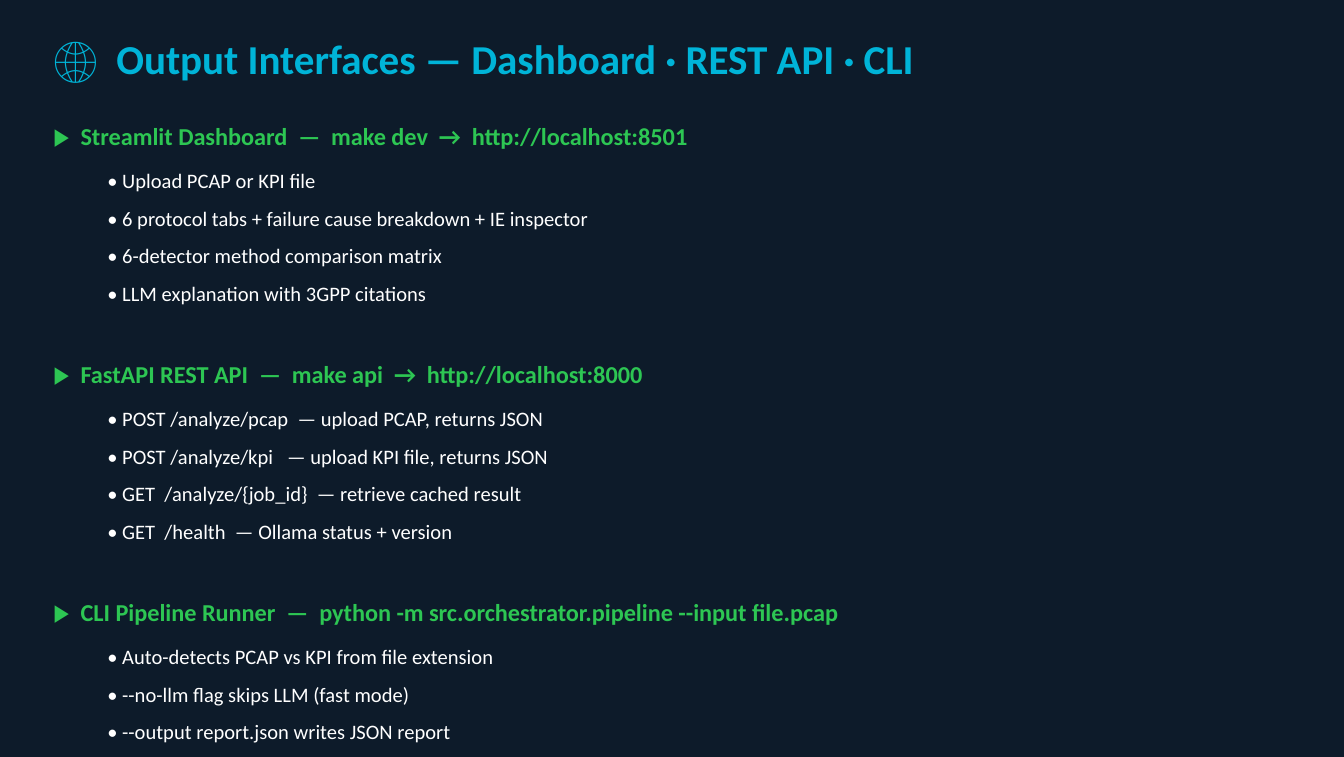
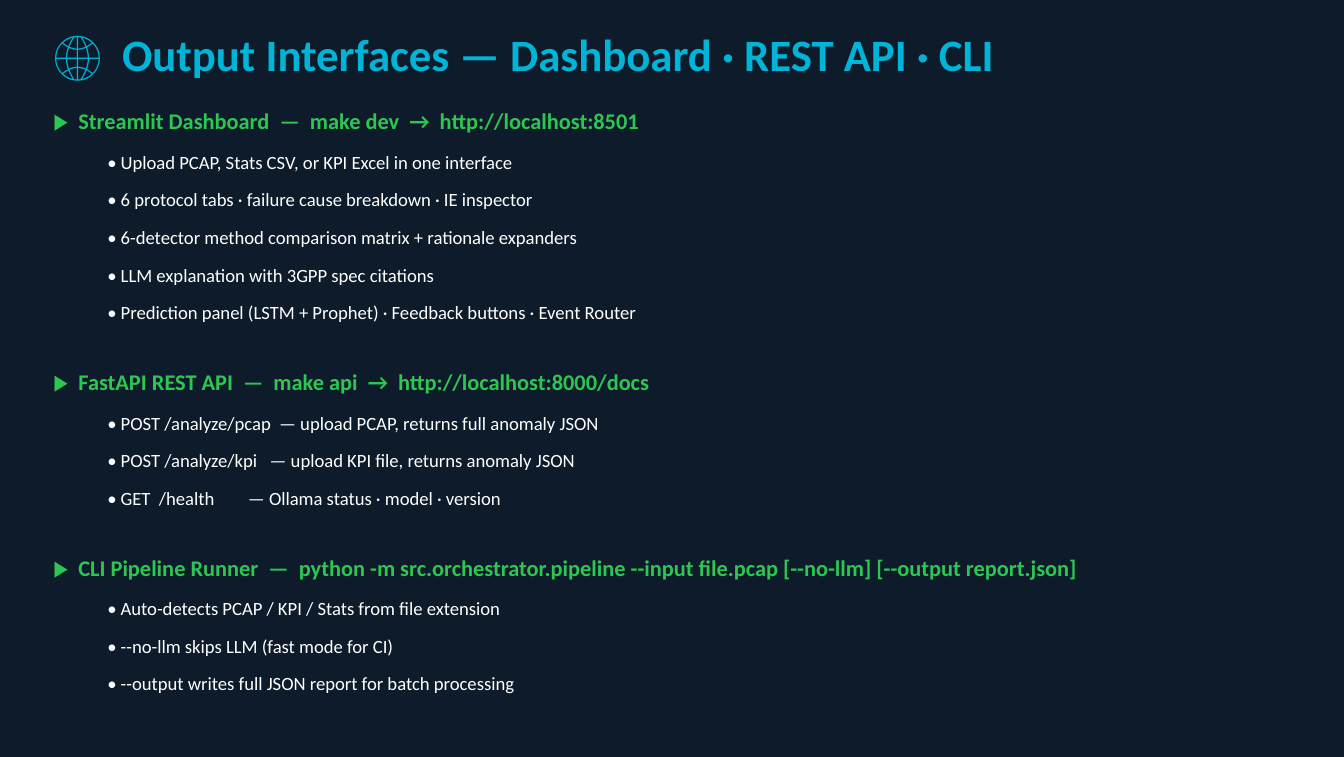
Before and after one commit to vikasrai-tech/telecom-analyzer, a slide deck: slide 8 of docs/Project_Overview_Final.pptx (slide 7 before the commit). Drawn at 1344x757 pixels with LibreOffice and Linux fonts; fonts in the diff are those of the drawing. Boxes give left, top, right and bottom in pixels: in the first picture for what was removed or moved away, otherwise in the second. Text is boxed around its words. In the diff, an @@ line names an element or a change of style, - is before the commit and + after.

Commit message:
docs: regenerate final PPT — 12 slides, Phase I complete
Updated: 56 tests (was 20), Stats detection slide, MLOps/Feedback slide,
Demo Flow slide, updated Q&A, summary reflects all 18 detectors.

```diff
--- a/docs/Project_Overview_Final.pptx
+++ b/docs/Project_Overview_Final.pptx
@@ text "🌐 Output Interfaces — Dashboard ..." at (122,39,994,78): size 22 to 24 pt @@
@@ text "▶ Streamlit Dashboard — make ...": place and size @@
-text "▶ Streamlit Dashboard — make ..." at (81,128,688,149)
+text "▶ Streamlit Dashboard — make ..." at (78,113,639,133)
@@ text "▶ Streamlit Dashboard — make ..." at (78,113,639,133): size 13 to 12 pt @@
@@ text at (121,156,512,172): text changed; size 11 to 10 pt @@
-• Upload PCAP or KPI file
+• Upload PCAP, Stats CSV, or KPI Excel in one interface
@@ text at (121,193,533,209): text changed; size 11 to 10 pt @@
-• 6 protocol tabs + failure cause breakdown + IE inspector
+• 6 protocol tabs · failure cause breakdown · IE inspector
@@ text at (121,231,577,247): text changed; size 11 to 10 pt @@
-• 6-detector method comparison matrix
+• 6-detector method comparison matrix + rationale expanders
@@ text at (121,269,434,285): text changed; size 11 to 10 pt @@
-• LLM explanation with 3GPP citations
+• LLM explanation with 3GPP spec citations
@@ text added at (121,305,636,322), 10 pt, text #FFFFFF @@
+• Prediction panel (LSTM + Prophet) · Feedback buttons · Event Router
@@ text at (78,374,649,394): text changed; size 13 to 12 pt @@
-▶ FastAPI REST API — make api → http://localhost:8000
+▶ FastAPI REST API — make api → http://localhost:8000/docs
@@ text at (121,417,599,433): text changed; size 11 to 10 pt @@
-• POST /analyze/pcap — upload PCAP, returns JSON
+• POST /analyze/pcap — upload PCAP, returns full anomaly JSON
@@ text at (121,454,575,470): text changed; size 11 to 10 pt @@
-• POST /analyze/kpi — upload KPI file, returns JSON
+• POST /analyze/kpi — upload KPI file, returns anomaly JSON
@@ text at (121,492,501,506): text changed; size 11 to 10 pt @@
-• GET /health — Ollama status + version
+• GET /health — Ollama status · model · version
@@ text removed at (122,486,522,505) @@
-• GET /analyze/{job_id} — retrieve cached result
@@ text at (78,559,1077,580): text changed; size 13 to 12 pt @@
-▶ CLI Pipeline Runner — python -m src.orchestrator.pipeline --input file.pcap
+▶ CLI Pipeline Runner — python -m src.orchestrator.pipeline --input file.pcap [--no-llm] [--output report.json]
@@ text at (121,602,500,615): text changed; size 11 to 10 pt @@
-• Auto-detects PCAP vs KPI from file extension
+• Auto-detects PCAP / KPI / Stats from file extension
@@ text at (121,639,393,656): text changed; size 11 to 10 pt @@
-• --no-llm flag skips LLM (fast mode)
+• --no-llm skips LLM (fast mode for CI)
@@ text at (121,677,514,694): text changed; size 11 to 10 pt @@
-• --output report.json writes JSON report
+• --output writes full JSON report for batch processing
```
Also in this commit, not shown: 7 other slides changed, 4 slides added, 2 slides removed, 1 other file.
